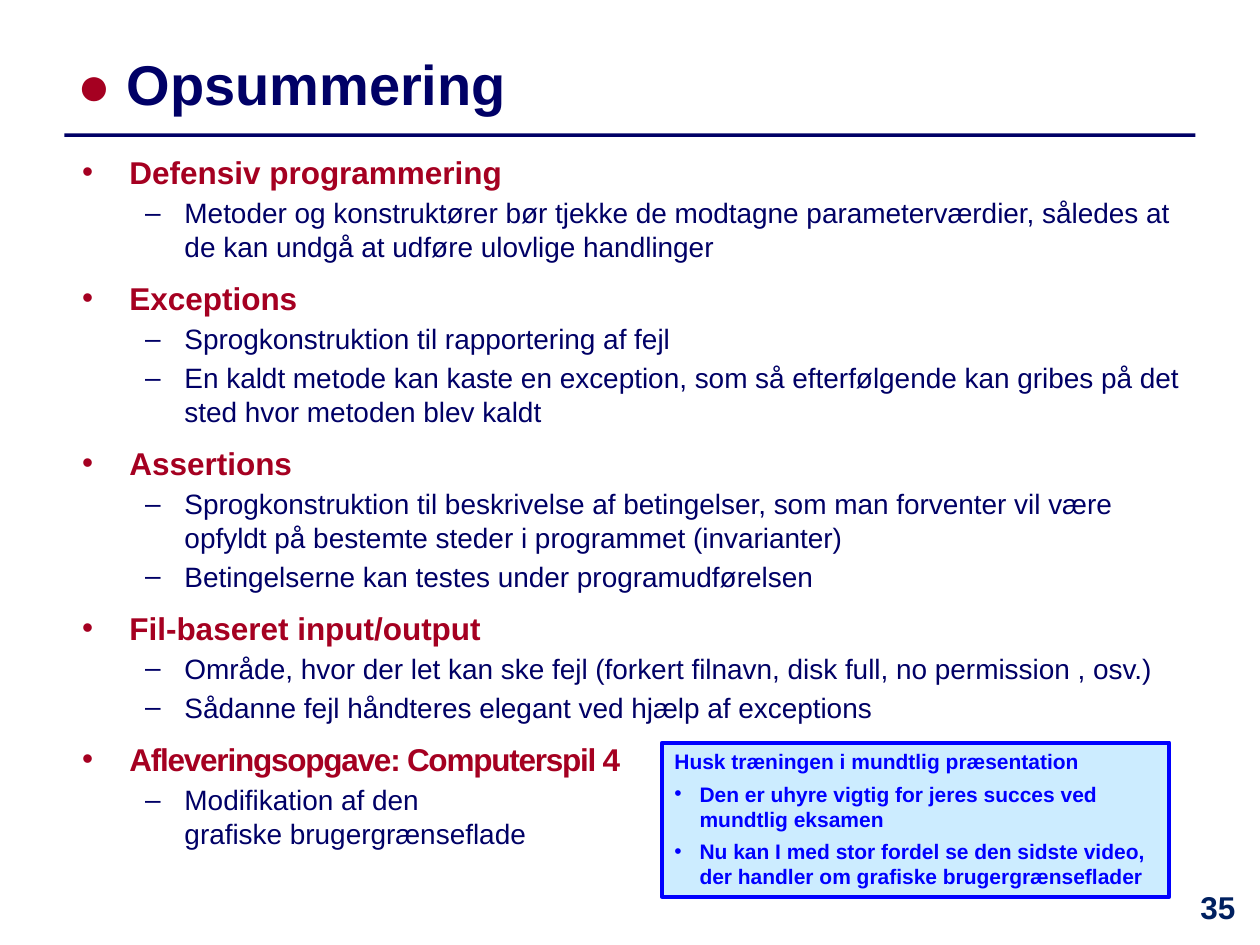
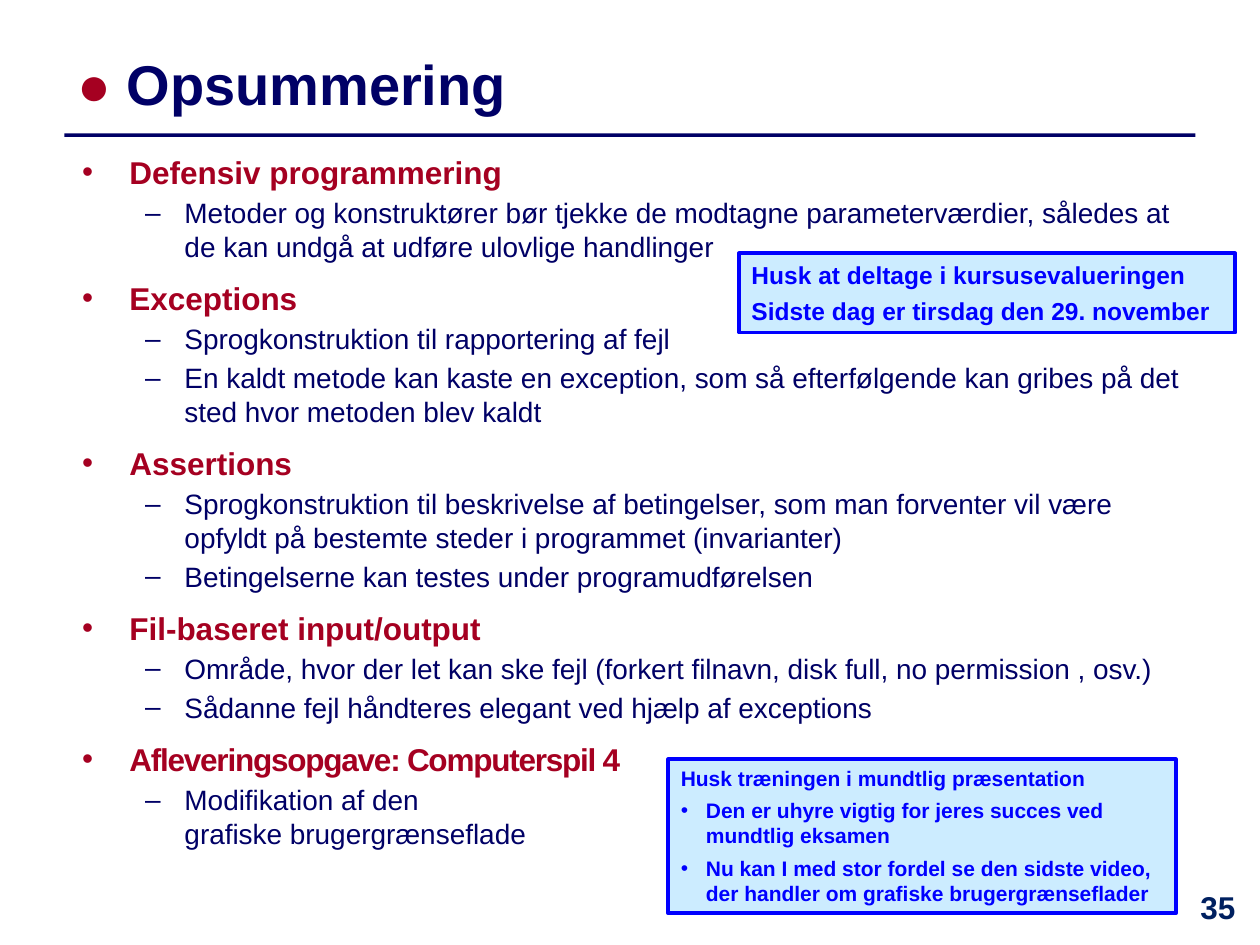
Before and after one commit to IntProgAU/Materiale, a slide deck: slide 35 of web/e22/uge_14/Slides-Uge14.pptx. Drawn at 1260x945 pixels with LibreOffice and Linux fonts; fonts in the diff are those of the drawing. Boxes give left, top, right and bottom in pixels: in the first picture for what was removed or moved away, otherwise in the second. Text is boxed around its words. In the diff, an @@ line names an element or a change of style, - is before the commit and + after.

```diff
--- a/web/e22/uge_14/Slides-Uge14.pptx
+++ b/web/e22/uge_14/Slides-Uge14.pptx
@@ rectangle added at (x1=740, y1=253, x2=1236, y2=333), fill #CCECFF, outline #0000FF 2.25 pt, 14 pt, text #0000FF, bold @@
+Husk at deltage i kursusevalueringen
+Sidste dag er tirsdag den 29. november
@@ rectangle "Husk træningen i mundtlig præsentation" moved from (x1=662, y1=742, x2=1169, y2=896) to (x1=668, y1=760, x2=1176, y2=914) @@
```
Also in this commit, not shown: 8 other slides changed, 1 other file.
